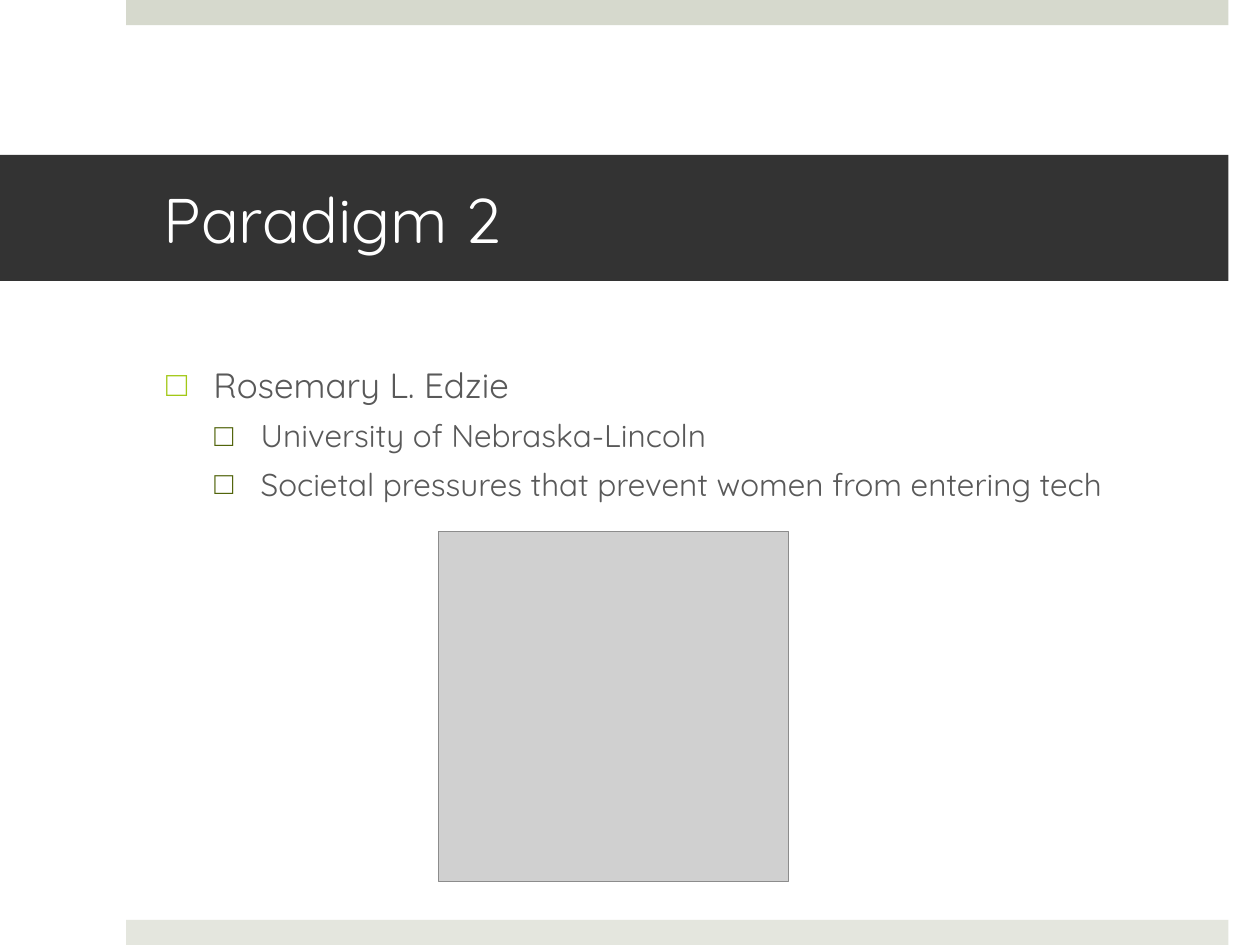
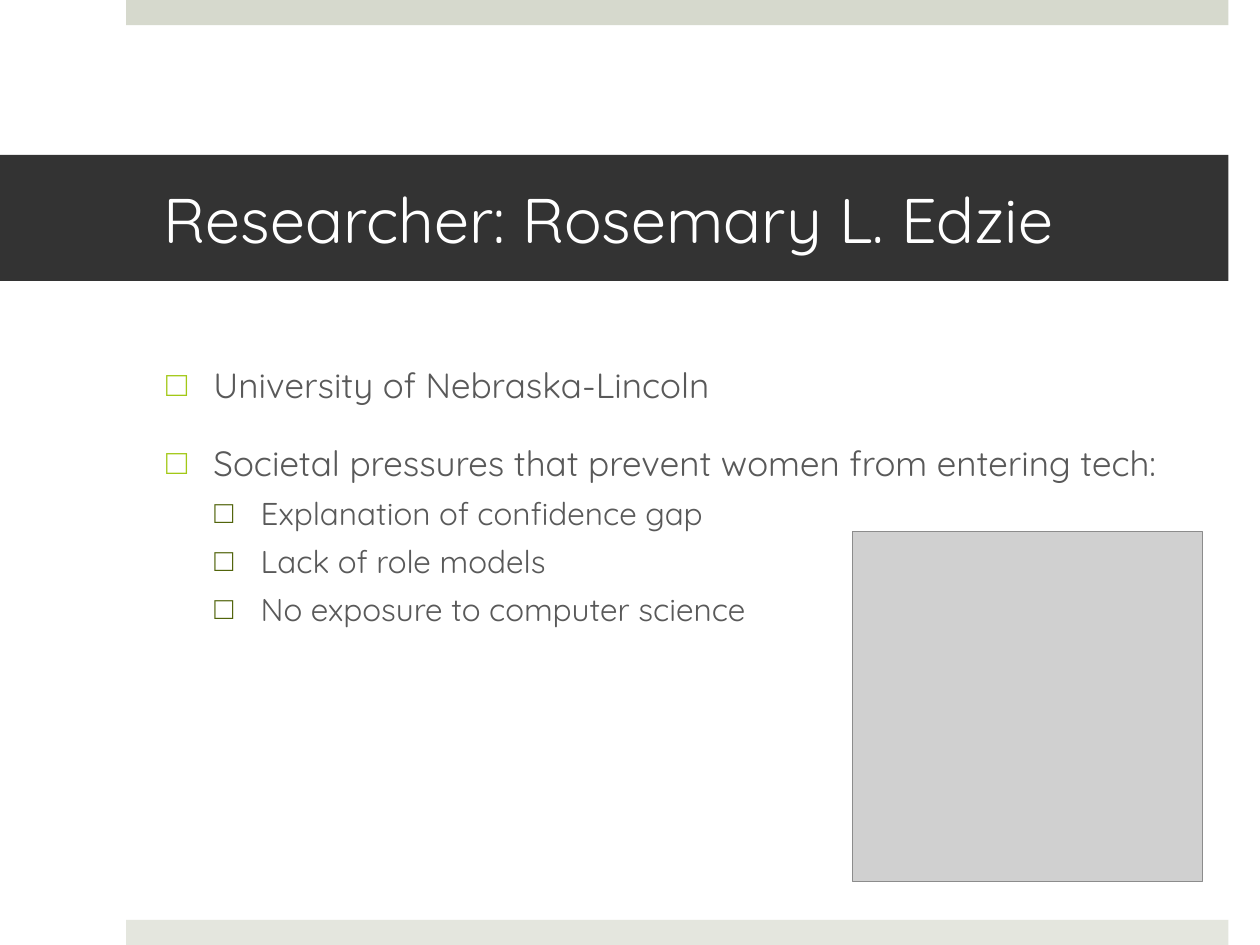
Before and after one commit to NaeemH/WomenInCS, a slide deck: slide 7 of Peer Review/NH_Peer_Review_Assignment_4.pptx (slide 6 before the commit). Drawn at 1260x945 pixels with LibreOffice and Linux fonts; fonts in the diff are those of the drawing; grey boxes stand for pictures. Boxes give left, top, right and bottom in pixels: in the first picture for what was removed or moved away, otherwise in the second. Text is boxed around its words. In the diff, an @@ line names an element or a change of style, - is before the commit and + after.

```diff
--- a/Peer Review/NH_Peer_Review_Assignment_4.pptx
+++ b/Peer Review/NH_Peer_Review_Assignment_4.pptx
@@ title at [164,196,1053,256]: text changed @@
-Paradigm 2
+Researcher: Rosemary L. Edzie
@@ text at [213,372,509,405]: paragraph removed @@
-□ Rosemary L. Edzie
@@ text at [213,372,710,405]: size 18 to 20 pt in "University of Nebraska-Lincoln"; list level 2 to 1 in "University of Nebraska-Lincoln"; bullet colour #51640B to #A2C816 @@
@@ text at [213,450,1156,627]: text changed @@
-  □ Societal pressures that prevent women from entering tech
+□ Societal pressures that prevent women from entering tech:
+  □ Explanation of confidence gap
+  □ Lack of role models
+  □ No exposure to computer science
@@ picture: place and size @@
-picture at [438,532,789,882]
+picture at [852,532,1202,882]
```
Also in this commit, not shown: 11 other slides changed, 2 slides added, 3 other files.
